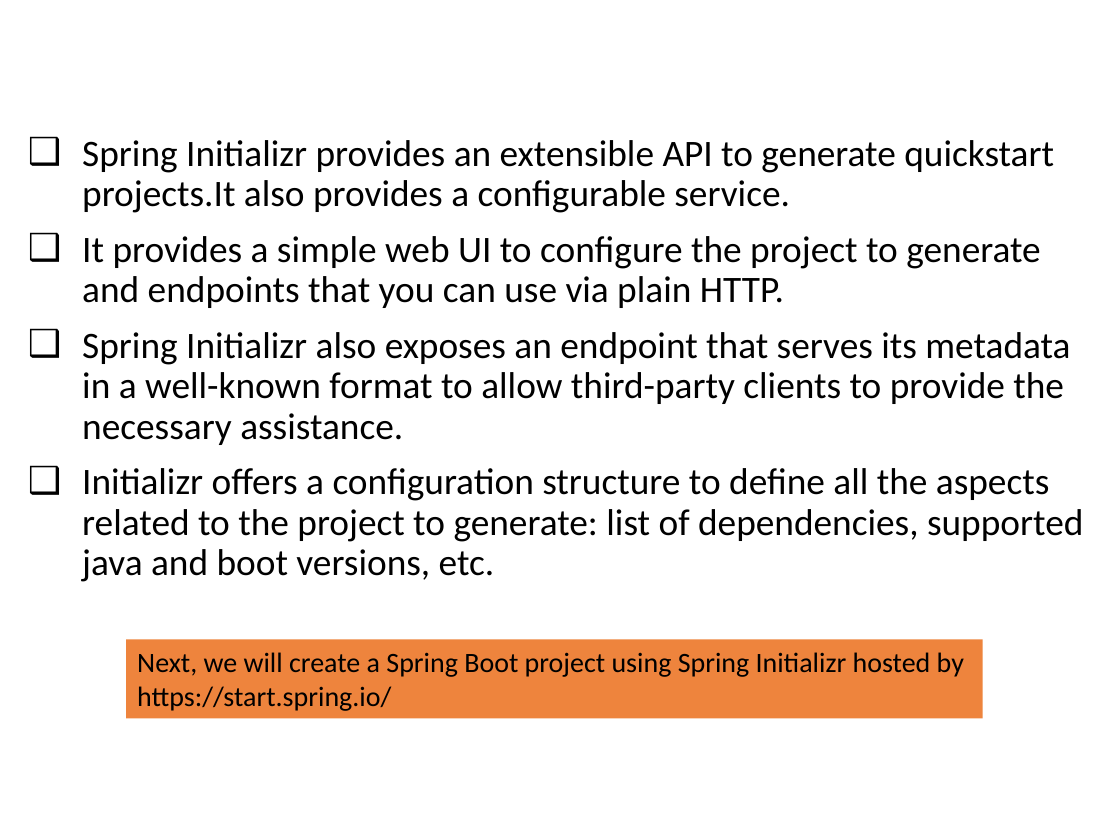
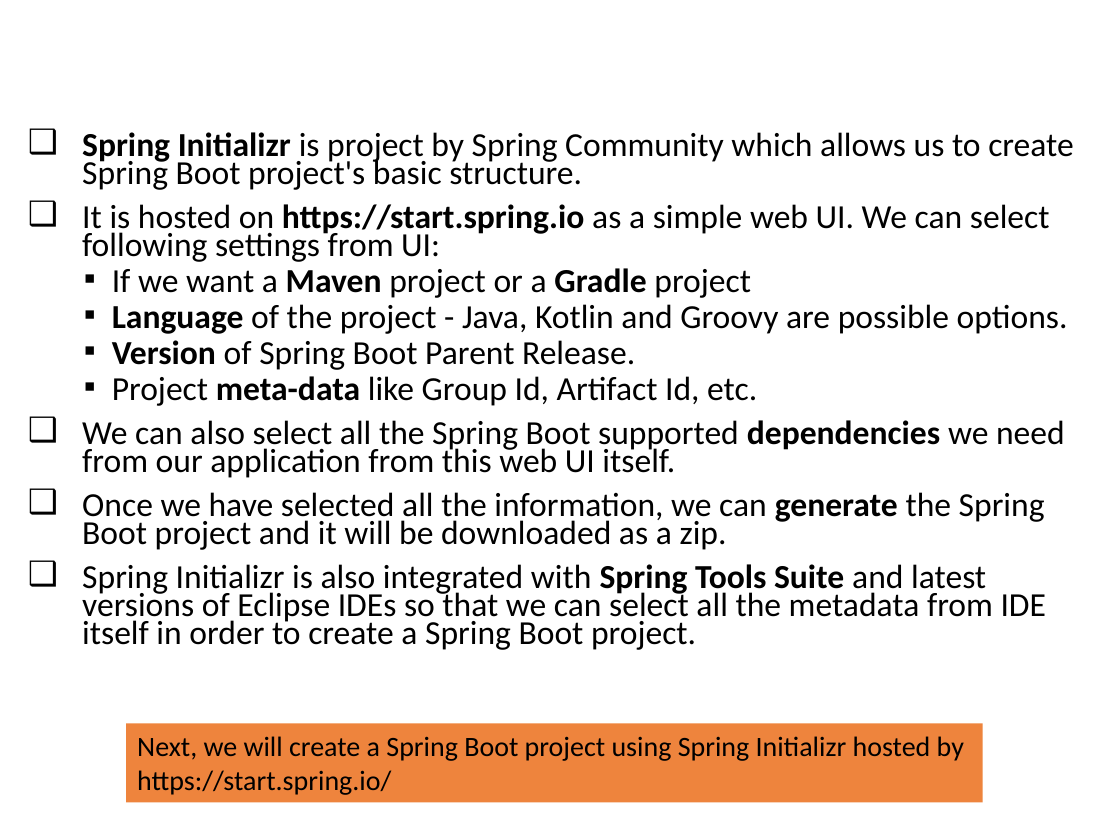
Before and after one commit to vishalrangras/spring-boot-sample, a slide deck: slide 15 of Developing with Spring Boot.pptx (slide 12 before the commit). Drawn at 1120x840 pixels with LibreOffice and Linux fonts; fonts in the diff are those of the drawing; background and template pictures are left out. Boxes give left, top, right and bottom in pixels: in the first picture for what was removed or moved away, otherwise in the second. Text is boxed around its words. In the diff, an @@ line names an element or a change of style, - is before the commit and + after.

```diff
--- a/Developing with Spring Boot.pptx
+++ b/Developing with Spring Boot.pptx
@@ text at bbox=[82, 132, 1074, 650]: text changed; size 24 to 21.6 pt @@
-❑ Spring Initializr provides an extensible API to generate quickstart projects.It also provides a configurable service.
-❑ It provides a simple web UI to configure the project to generate and endpoints that you can use via plain HTTP.
-❑ Spring Initializr also exposes an endpoint that serves its metadata in a well-known format to allow third-party clients to provide the necessary assistance.
-❑ Initializr offers a configuration structure to define all the aspects related to the project to generate: list of dependencies, supported java and boot versions, etc.
+❑ Spring Initializr is project by Spring Community which allows us to create Spring Boot project's basic structure.
+❑ It is hosted on https://start.spring.io as a simple web UI. We can select following settings from UI:
+  ▪ If we want a Maven project or a Gradle project
+  ▪ Language of the project - Java, Kotlin and Groovy are possible options.
+  ▪ Version of Spring Boot Parent Release.
+  ▪ Project meta-data like Group Id, Artifact Id, etc.
+❑ We can also select all the Spring Boot supported dependencies we need from our application from this web UI itself.
+❑ Once we have selected all the information, we can generate the Spring Boot project and it will be downloaded as a zip.
+❑ Spring Initializr is also integrated with Spring Tools Suite and latest versions of Eclipse IDEs so that we can select all the metadata from IDE itself in order to create a Spring Boot project.
@@ rectangle "Next, we will create a ...": place and size @@
-rectangle "Next, we will create a ..." at bbox=[127, 640, 983, 719]
+rectangle "Next, we will create a ..." at bbox=[127, 724, 983, 803]
```
Also in this commit, not shown: 10 other slides changed, 21 slides added, 1 slide removed.
